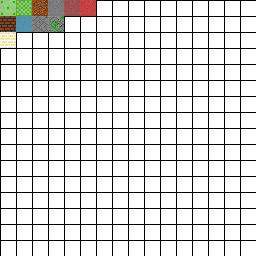
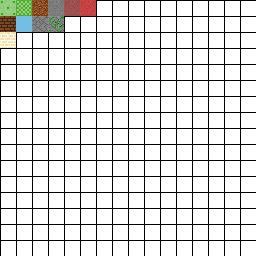
Comparing the layer stacks of the two (256, 256) images. Changes:
painted on "Background" over (x1=16, y1=16, x2=32, y2=32)
